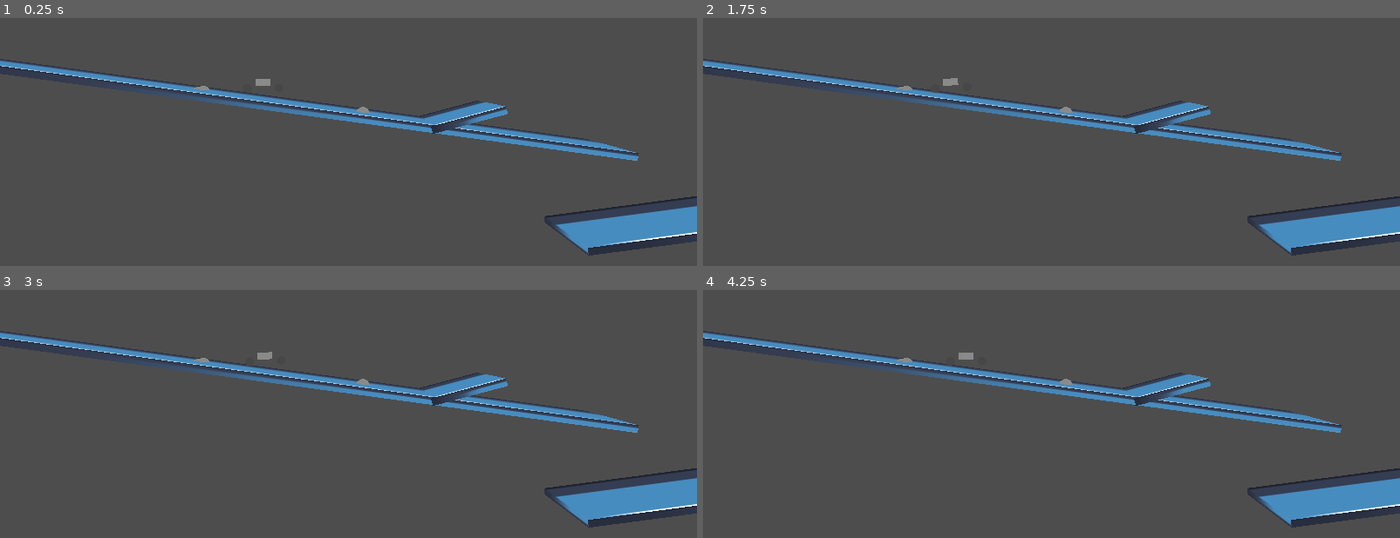
Above: before the commit, frames 1-4 (two rows, left to right).
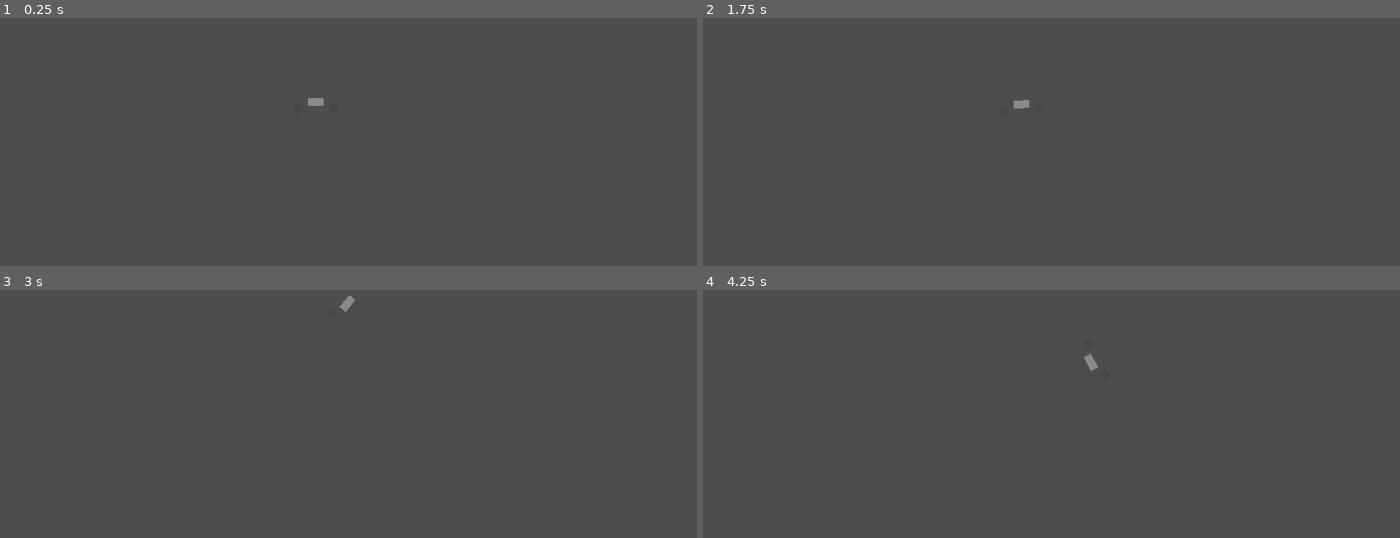
Above: after the commit, the same moments.

Repository: KyleSaki714/brackeysgamejam25-godotgame
Game: Godot game, scene res://World.tscn
Same seed, same stepped clock (60 frames per second), same inputs: the game is played once before the commit and once after it. The engine's default icon, where the game draws it, is replaced by a stand-in: a white triangle on a blue panel in a dark square.
Inputs:
- Up to frame 1 (0.25 s): no input
- Up to frame 2 (1.75 s): tap Enter at 0.5 s; hold Right (tilt right) 0.53-1.28 s; tap Space (jump) at 0.77, 1.52 s; hold S (backward) from 1.28 s (still down)
- Up to frame 3 (3 s): tap R (restart) at 2 s; release S (backward) at 2.03 s; hold Right (tilt right) 2.03-2.78 s; hold Up (forward) from 2.78 s (still down)
- Up to frame 4 (4.25 s): tap Space (jump) at 3.02, 3.77 s; tap R (restart) at 3.5 s; release Up (forward) at 3.53 s; hold Left (tilt left) from 3.53 s (still down)

The runs differ from the first frame. In frame 1, 8.1% of the frame differs, in the area x 0-100%, y 16-96%; in frame 2, 8.1%; in frame 3, 8.2%, in the area x 0-100%, y 2-96%; in frame 4, 8.2%.
Error before the commit: Invalid access to property or key 'global_position' on a base object of type 'Nil'. (res://GameCamera.gd:8)

Commit message:
create area1 scene, start building main map

Diff:
--- /dev/null
+++ b/Areas/Area1.tscn
@@ -0,0 +1,60 @@
+[gd_scene load_steps=9 format=3 uid="uid://f22myalbcc1g"]
+
+[ext_resource type="Script" path="res://Areas/Terrain.gd" id="1_5ey8v"]
+[ext_resource type="Texture2D" uid="uid://du8r73utf7khp" path="res://icon.svg" id="2_jppfo"]
+
+[sub_resource type="Curve3D" id="Curve3D_xg1po"]
+bake_interval = 10.0
+_data = {
+"points": PackedVector3Array(0, 0, 0, 0, 0, 0, 170.03, -5.02297, 0, 0, 0, 0, 0, 0, 0, 172.872, -2.84944, 0, 0, 0, 0, 0, 0, 0, 186.582, -0.762671, 0, 5.8, 3, 0, -5.8, -3, 0, 194.441, 2.75158, 0, -7.6, -0.4, 0, 7.6, 0.4, 0, 200.824, 5.26473, 0, 0, 0, 0, 0, 0, 0, 208.264, 2.25523, 0, 0, 0, 0, 0, 0, 0, 214.617, -2.25903, 0, 0, 0, 0, 0, 0, 0, 219.131, -3.84738, 0, 0, 0, 0, 0, 0, 0, 224.482, 0.165293, 0, 0, 0, 0, 0, 0, 0, 228.327, 1.41925, 0, 0, 0, 0, 0, 0, 0, 232.507, 1.92084, 0, 0, 0, 0, 0, 0, 0, 239.613, -1.00507, 0, 0, 0, 0, 0, 0, 0, 247.554, -4.01457, 0, 0, 0, 0, 0, 0, 0, 259.577, -5.92843, 0, 0, 0, 0, 0, 0, 0, 261.583, -20.0564, 0, 0, 0, 0, 0, 0, 0, 167.62, -18.1336, 0, 0, 0, 0, 0, 0, 0, 170.03, -5.02297, 0),
+"tilts": PackedFloat32Array(0, 0, 0, 0, 0, 0, 0, 0, 0, 0, 0, 0, 0, 0, 0, 0, 0)
+}
+point_count = 17
+
+[sub_resource type="BoxShape3D" id="BoxShape3D_yg4x4"]
+size = Vector3(181, 1, 3)
+
+[sub_resource type="BoxShape3D" id="BoxShape3D_02w1t"]
+size = Vector3(104, 1, 3)
+
+[sub_resource type="StandardMaterial3D" id="StandardMaterial3D_v4fp4"]
+albedo_texture = ExtResource("2_jppfo")
+
+[sub_resource type="QuadMesh" id="QuadMesh_xh3go"]
+material = SubResource("StandardMaterial3D_v4fp4")
+size = Vector2(15, 15)
+
+[sub_resource type="QuadMesh" id="QuadMesh_pbemq"]
+material = SubResource("StandardMaterial3D_v4fp4")
+size = Vector2(25, 20)
+
+[node name="Area1" type="StaticBody3D"]
+script = ExtResource("1_5ey8v")
+
+[node name="CollisionPolygon3D" type="CollisionPolygon3D" parent="."]
+depth = 3.0
+polygon = PackedVector2Array(0, 0, 0, 0)
+margin = 10.0
+
+[node name="Path3D" type="Path3D" parent="."]
+curve = SubResource("Curve3D_xg1po")
+
+[node name="CollisionShape3D" type="CollisionShape3D" parent="."]
+transform = Transform3D(1, 0, 0, 0, 1, 0, 0, 0, 1, 90, -2, 0)
+shape = SubResource("BoxShape3D_yg4x4")
+
+[node name="CollisionShape3D2" type="CollisionShape3D" parent="."]
+transform = Transform3D(1, 0, 0, 0, 1, 0, 0, 0, 1, 305.5, -6, 0)
+shape = SubResource("BoxShape3D_02w1t")
+
+[node name="MeshInstance3D" type="MeshInstance3D" parent="."]
+transform = Transform3D(1, 0, 0, 0, 1, 0, 0, 0, 1, 66, 9, 0)
+mesh = SubResource("QuadMesh_xh3go")
+
+[node name="MeshInstance3D2" type="MeshInstance3D" parent="."]
+transform = Transform3D(1, 0, 0, 0, 1, 0, 0, 0, 1, 91, 10, -17)
+mesh = SubResource("QuadMesh_pbemq")
+
+[node name="MeshInstance3D3" type="MeshInstance3D" parent="."]
+transform = Transform3D(1, 0, 0, 0, 1, 0, 0, 0, 1, 76, 11, -5)
+mesh = SubResource("QuadMesh_xh3go")
--- a/Areas/StartRamp.tscn
+++ b/Areas/StartRamp.tscn
@@ -1,10 +1,21 @@
-[gd_scene format=3 uid="uid://bm4x74g5yu4f7"]
+[gd_scene load_steps=3 format=3 uid="uid://dcptis54g1co7"]
 
-[node name="StartRamp" type="Node3D"]
+[ext_resource type="Script" path="res://Areas/Terrain.gd" id="1_cfqbf"]
 
-[node name="StaticBody3D" type="StaticBody3D" parent="."]
-transform = Transform3D(16.9708, 0, 0, 0, 16.9708, 0, 0, 0, 16.9708, 0, 0, 0)
+[sub_resource type="Curve3D" id="Curve3D_xg1po"]
+bake_interval = 5.0
+_data = {
+"points": PackedVector3Array(0, 0, 0, 0, 0, 0, 0.243061, -5.16699, 0, -4.1, 0.4, 0, 4.1, -0.4, 0, 12.9919, -5.30408, 0, -2, 1, 0, 2, -1, 0, 20.7, -7.6, 0, -1, 5, 0, 1, -5, 0, 26.8375, -19.5609, 0, 0, 0, 0, 0, 0, 0, 30.6917, -38.4223, 0, 0, 0, 0, 0, 0, 0, 35.393, -53.5983, 0, 0, 0, 0, 0, 0, 0, 39.6751, -71.2907, 0, -5.7, 9, 0, 5.7, -9, 0, 45.8843, -88.3859, 0, 0, 0, 0, 0, 0, 0, 62.5683, -99.4335, 0, -8.8, 0.6, 0, 8.8, -0.6, 0, 78.9862, -101.656, 0, -7.8, -3, 0, 7.8, 3, 0, 101.194, -99.7207, 0, -10.1, -5.4, 0, 10.1, 5.4, 0, 124.91, -86.7136, 0, -4.5, 0.5, 0, 4.5, -0.5, 0, 136.699, -82.0527, 0, 0, 0, 0, 0, 0, 0, 144.239, -100.559, 0, 0, 0, 0, 0, 0, 0, 143.827, -117.969, 0, 0, 0, 0, 0, 0, 0, -0.225716, -116.324, 0, 0, 0, 0, 0, 0, 0, 0.243061, -5.16699, 0),
+"tilts": PackedFloat32Array(0, 0, 0, 0, 0, 0, 0, 0, 0, 0, 0, 0, 0, 0, 0, 0, 0)
+}
+point_count = 17
 
-[node name="CollisionPolygon3D" type="CollisionPolygon3D" parent="StaticBody3D"]
+[node name="StartRamp" type="StaticBody3D"]
+script = ExtResource("1_cfqbf")
+
+[node name="CollisionPolygon3D" type="CollisionPolygon3D" parent="."]
 depth = 3.0
-polygon = PackedVector2Array(1.21719, -0.161666, 1, 0, 0, 0, 0.00336188, -0.992475, 0, -3, 0, -5, 5.01672, -4.92566, 4.98002, -3.18858, 4.40508, -3.55557, 3.95246, -3.72683, 3.34081, -3.7513, 2.68023, -3.43324, 2.19091, -2.57693, 1.73097, -1.58069, 1.48631, -0.79778, 1.41291, -0.455257)
+polygon = PackedVector2Array(0, 0, 0, 0)
+
+[node name="Path3D" type="Path3D" parent="."]
+curve = SubResource("Curve3D_xg1po")
--- /dev/null
+++ b/Areas/test_bump_cylinder.tscn
@@ -0,0 +1,18 @@
+[gd_scene load_steps=3 format=3 uid="uid://cjhm7hgh0xom7"]
+
+[sub_resource type="CylinderShape3D" id="CylinderShape3D_negsd"]
+height = 1.83881
+radius = 0.866495
+
+[sub_resource type="CylinderMesh" id="CylinderMesh_8gl37"]
+
+[node name="cylinderbump" type="StaticBody3D"]
+transform = Transform3D(1, 0, 0, 0, -4.37114e-08, 1, 0, -1, -4.37114e-08, -8.92311, -0.532461, 0.677341)
+
+[node name="CollisionShape3D" type="CollisionShape3D" parent="."]
+transform = Transform3D(1, 0, 0, 0, 1, 0, 0, 0, 1, 0, 0.98207, 0)
+shape = SubResource("CylinderShape3D_negsd")
+
+[node name="MeshInstance3D" type="MeshInstance3D" parent="."]
+transform = Transform3D(1.68414, 0, 0, 0, 0.90943, 0, 0, 0, 1.72383, 0, 0.973156, 0.453789)
+mesh = SubResource("CylinderMesh_8gl37")
--- /dev/null
+++ b/Areas/test_bump_sphere.tscn
@@ -0,0 +1,18 @@
+[gd_scene load_steps=3 format=3 uid="uid://ch2cc4yln0dyh"]
+
+[sub_resource type="SphereShape3D" id="SphereShape3D_jh2cc"]
+radius = 1.0
+
+[sub_resource type="SphereMesh" id="SphereMesh_gon61"]
+radius = 1.0
+height = 2.0
+
+[node name="spherebump" type="StaticBody3D"]
+transform = Transform3D(1, 0, 0, 0, -4.37114e-08, 1, 0, -1, -4.37114e-08, 14.2646, -3.13788, 0.51568)
+
+[node name="CollisionShape3D" type="CollisionShape3D" parent="."]
+shape = SubResource("SphereShape3D_jh2cc")
+disabled = true
+
+[node name="MeshInstance3D" type="MeshInstance3D" parent="."]
+mesh = SubResource("SphereMesh_gon61")
--- /dev/null
+++ b/Areas/test_ramp1.tscn
@@ -0,0 +1,22 @@
+[gd_scene load_steps=5 format=3 uid="uid://cfmhymliio378"]
+
+[ext_resource type="Texture2D" uid="uid://du8r73utf7khp" path="res://icon.svg" id="1_wwfwk"]
+
+[sub_resource type="BoxShape3D" id="BoxShape3D_wus84"]
+size = Vector3(10, 1, 10)
+
+[sub_resource type="StandardMaterial3D" id="StandardMaterial3D_jyevl"]
+albedo_texture = ExtResource("1_wwfwk")
+
+[sub_resource type="BoxMesh" id="BoxMesh_glb41"]
+material = SubResource("StandardMaterial3D_jyevl")
+size = Vector3(10, 1, 10)
+
+[node name="ramp" type="StaticBody3D"]
+transform = Transform3D(0.965926, -0.258819, 0, 0.258819, 0.965926, 0, 0, 0, 1, 27.8035, -3.41747, 0)
+
+[node name="CollisionShape3D" type="CollisionShape3D" parent="."]
+shape = SubResource("BoxShape3D_wus84")
+
+[node name="MeshInstance3D" type="MeshInstance3D" parent="."]
+mesh = SubResource("BoxMesh_glb41")
--- /dev/null
+++ b/Areas/test_track1.tscn
@@ -0,0 +1,23 @@
+[gd_scene load_steps=5 format=3 uid="uid://bv866nk1ifbpe"]
+
+[ext_resource type="Texture2D" uid="uid://du8r73utf7khp" path="res://icon.svg" id="1_jqfhi"]
+
+[sub_resource type="BoxShape3D" id="BoxShape3D_b5bo4"]
+size = Vector3(100, 1, 10)
+
+[sub_resource type="StandardMaterial3D" id="StandardMaterial3D_jyevl"]
+albedo_texture = ExtResource("1_jqfhi")
+
+[sub_resource type="BoxMesh" id="BoxMesh_navdk"]
+material = SubResource("StandardMaterial3D_jyevl")
+size = Vector3(100, 1, 10)
+
+[node name="Hill2" type="StaticBody3D"]
+transform = Transform3D(0.990748, 0.135716, 0, -0.135716, 0.990748, 0, 0, 0, 1, 0, -1.39805, 0)
+
+[node name="CollisionShape3D" type="CollisionShape3D" parent="."]
+shape = SubResource("BoxShape3D_b5bo4")
+disabled = true
+
+[node name="MeshInstance3D" type="MeshInstance3D" parent="."]
+mesh = SubResource("BoxMesh_navdk")
--- a/Areas/track_creator.tscn
+++ b/Areas/track_creator.tscn
@@ -1,39 +1,19 @@
-[gd_scene load_steps=6 format=3 uid="uid://b0lstjsusw1dh"]
+[gd_scene load_steps=5 format=3 uid="uid://b0lstjsusw1dh"]
 
+[ext_resource type="PackedScene" uid="uid://dcptis54g1co7" path="res://Areas/StartRamp.tscn" id="1_pcrxf"]
 [ext_resource type="PackedScene" uid="uid://dg6p1qquywry7" path="res://Bike.tscn" id="1_vnrgh"]
-[ext_resource type="Script" path="res://Areas/Terrain.gd" id="1_xy2c6"]
 [ext_resource type="PackedScene" uid="uid://bi7rb6kshvy0f" path="res://GameCamera.tscn" id="3_b2pmn"]
-
-[sub_resource type="Curve3D" id="Curve3D_xg1po"]
-bake_interval = 5.0
-_data = {
-"points": PackedVector3Array(0, 0, 0, 0, 0, 0, 0.243061, -5.16699, 0, -4.1, 0.4, 0, 4.1, -0.4, 0, 12.9919, -5.30408, 0, -2, 1, 0, 2, -1, 0, 20.7, -7.6, 0, -1, 5, 0, 1, -5, 0, 26.8375, -19.5609, 0, 0, 0, 0, 0, 0, 0, 30.6917, -38.4223, 0, 0, 0, 0, 0, 0, 0, 35.393, -53.5983, 0, 0, 0, 0, 0, 0, 0, 39.6751, -71.2907, 0, -5.7, 9, 0, 5.7, -9, 0, 45.8843, -88.3859, 0, 0, 0, 0, 0, 0, 0, 62.5683, -99.4335, 0, -8.8, 0.6, 0, 8.8, -0.6, 0, 78.9862, -101.656, 0, -7.8, -3, 0, 7.8, 3, 0, 101.194, -99.7207, 0, -10.1, -5.4, 0, 10.1, 5.4, 0, 124.91, -86.7136, 0, -4.5, 0.5, 0, 4.5, -0.5, 0, 136.699, -82.0527, 0, 0, 0, 0, 0, 0, 0, 144.239, -100.559, 0, 0, 0, 0, 0, 0, 0, 143.827, -117.969, 0, 0, 0, 0, 0, 0, 0, -0.225716, -116.324, 0, 0, 0, 0, 0, 0, 0, 0.243061, -5.16699, 0),
-"tilts": PackedFloat32Array(0, 0, 0, 0, 0, 0, 0, 0, 0, 0, 0, 0, 0, 0, 0, 0, 0)
-}
-point_count = 17
-
-[sub_resource type="Curve2D" id="Curve2D_ho6bn"]
-bake_interval = 35.42
-_data = {
-"points": PackedVector2Array(-136.516, 49.2094, 136.516, -49.2094, 86, 134, -142.866, -61.9086, 142.866, 61.9086, 390, 185, 98.4188, -93.6566, -98.4188, 93.6566, 519, 444, 85.7196, 20.6362, -85.7196, -20.6362, 89, 457, 52.3842, 39.685, -52.3842, -39.685, -3, 420, -104.768, 93.6566, 104.768, -93.6566, 86, 134)
-}
-point_count = 6
+[ext_resource type="PackedScene" uid="uid://f22myalbcc1g" path="res://Areas/Area1.tscn" id="4_4c5t7"]
 
 [node name="TrackCreator" type="Node3D"]
 
-[node name="Terrain" type="StaticBody3D" parent="."]
-transform = Transform3D(1, 0, 0, 0, 1, 0, 0, 0, 1, 0, 4, 0)
-script = ExtResource("1_xy2c6")
+[node name="Terrain" parent="." instance=ExtResource("1_pcrxf")]
 
-[node name="CollisionPolygon3D" type="CollisionPolygon3D" parent="Terrain"]
-depth = 3.0
-polygon = PackedVector2Array(0, 0, 0, 0)
+[node name="Terrain3" parent="." instance=ExtResource("1_pcrxf")]
+transform = Transform3D(1, 0, 0, 0, 1, 0, 0, 0, 1, 120, -141, 0)
 
-[node name="Path3D" type="Path3D" parent="Terrain"]
-curve = SubResource("Curve3D_xg1po")
-
-[node name="Path2D" type="Path2D" parent="Terrain"]
-curve = SubResource("Curve2D_ho6bn")
+[node name="Terrain2" parent="." instance=ExtResource("1_pcrxf")]
+transform = Transform3D(1, 0, 0, 0, 1, 0, 0, 0, 1, 195, -88, 0)
 
 [node name="Bike" parent="." instance=ExtResource("1_vnrgh")]
 transform = Transform3D(1, 0, 0, 0, 1, 0, 0, 0, 1, 3.33828, 0.711944, 0)
@@ -43,4 +23,6 @@
 _follow_target = NodePath("../Bike/CamFollowTarget")
 _look_target = NodePath("../Bike/CamLookTarget")
 
+[node name="Area1" parent="." instance=ExtResource("4_4c5t7")]
+
 [editable path="Bike"]
--- a/Bike.tscn
+++ b/Bike.tscn
@@ -20,11 +20,12 @@
 axis_lock_linear_z = true
 axis_lock_angular_x = true
 axis_lock_angular_y = true
-mass = 20.0
+mass = 15.0
 physics_material_override = SubResource("PhysicsMaterial_q1e04")
 center_of_mass_mode = 1
 center_of_mass = Vector3(-0.94, 0, 0)
 script = ExtResource("1_i3ogk")
+ENGINE_POWER = 250
 
 [node name="MeshInstance3D" type="MeshInstance3D" parent="."]
 transform = Transform3D(1, 0, 0, 0, 1, 0, 0, 0, 1, 0, 0.950065, 0)
--- a/World.tscn
+++ b/World.tscn
@@ -1,122 +1,37 @@
-[gd_scene load_steps=17 format=3 uid="uid://cde7rcehautca"]
+[gd_scene load_steps=7 format=3 uid="uid://cde7rcehautca"]
 
-[ext_resource type="Texture2D" uid="uid://du8r73utf7khp" path="res://icon.svg" id="1_ibwgx"]
 [ext_resource type="PackedScene" uid="uid://dg6p1qquywry7" path="res://Bike.tscn" id="2_pbg5e"]
 [ext_resource type="PackedScene" uid="uid://bi7rb6kshvy0f" path="res://GameCamera.tscn" id="3_lk8vx"]
 [ext_resource type="Script" path="res://GameManager.gd" id="4_4my16"]
-[ext_resource type="PackedScene" uid="uid://bm4x74g5yu4f7" path="res://Areas/StartRamp.tscn" id="5_2fkej"]
-
-[sub_resource type="BoxShape3D" id="BoxShape3D_5rr2k"]
-size = Vector3(100, 1, 10)
-
-[sub_resource type="StandardMaterial3D" id="StandardMaterial3D_jyevl"]
-albedo_texture = ExtResource("1_ibwgx")
-
-[sub_resource type="BoxMesh" id="BoxMesh_navdk"]
-material = SubResource("StandardMaterial3D_jyevl")
-size = Vector3(100, 1, 10)
-
-[sub_resource type="BoxShape3D" id="BoxShape3D_b5bo4"]
-size = Vector3(100, 1, 10)
-
-[sub_resource type="BoxShape3D" id="BoxShape3D_wus84"]
-size = Vector3(10, 1, 10)
-
-[sub_resource type="BoxMesh" id="BoxMesh_glb41"]
-material = SubResource("StandardMaterial3D_jyevl")
-size = Vector3(10, 1, 10)
+[ext_resource type="PackedScene" uid="uid://dcptis54g1co7" path="res://Areas/StartRamp.tscn" id="5_2fkej"]
+[ext_resource type="PackedScene" uid="uid://f22myalbcc1g" path="res://Areas/Area1.tscn" id="5_icdp7"]
 
 [sub_resource type="Environment" id="Environment_3mh0e"]
 ambient_light_source = 3
 ambient_light_color = Color(1, 1, 1, 1)
 ambient_light_sky_contribution = 0.34
 
-[sub_resource type="CylinderShape3D" id="CylinderShape3D_negsd"]
-height = 1.83881
-radius = 0.866495
-
-[sub_resource type="CylinderMesh" id="CylinderMesh_8gl37"]
-
-[sub_resource type="SphereShape3D" id="SphereShape3D_jh2cc"]
-radius = 1.0
-
-[sub_resource type="SphereMesh" id="SphereMesh_gon61"]
-radius = 1.0
-height = 2.0
-
 [node name="World" type="Node3D"]
 
-[node name="Hill" type="StaticBody3D" parent="."]
-transform = Transform3D(0.991287, -0.13172, 0, 0.13172, 0.991287, 0, 0, 0, 1, 92.6725, -13.8257, 7.62939e-06)
-
-[node name="CollisionShape3D" type="CollisionShape3D" parent="Hill"]
-shape = SubResource("BoxShape3D_5rr2k")
-
-[node name="MeshInstance3D" type="MeshInstance3D" parent="Hill"]
-mesh = SubResource("BoxMesh_navdk")
-
-[node name="Hill2" type="StaticBody3D" parent="."]
-transform = Transform3D(0.990748, 0.135716, 0, -0.135716, 0.990748, 0, 0, 0, 1, 0, -1.39805, 0)
-
-[node name="CollisionShape3D" type="CollisionShape3D" parent="Hill2"]
-shape = SubResource("BoxShape3D_b5bo4")
-disabled = true
-
-[node name="MeshInstance3D" type="MeshInstance3D" parent="Hill2"]
-mesh = SubResource("BoxMesh_navdk")
-
-[node name="ramp" type="StaticBody3D" parent="."]
-transform = Transform3D(0.965926, -0.258819, 0, 0.258819, 0.965926, 0, 0, 0, 1, 27.8035, -3.41747, 0)
-
-[node name="CollisionShape3D" type="CollisionShape3D" parent="ramp"]
-shape = SubResource("BoxShape3D_wus84")
-
-[node name="MeshInstance3D" type="MeshInstance3D" parent="ramp"]
-mesh = SubResource("BoxMesh_glb41")
-
 [node name="Bike" parent="." instance=ExtResource("2_pbg5e")]
+transform = Transform3D(1, 0, 0, 0, 1, 0, 0, 0, 1, 5.21796, 0.711944, 0)
+mass = 20.0
 
 [node name="WorldEnvironment" type="WorldEnvironment" parent="."]
 environment = SubResource("Environment_3mh0e")
 
-[node name="cylinderbump" type="StaticBody3D" parent="."]
-transform = Transform3D(1, 0, 0, 0, -4.37114e-08, 1, 0, -1, -4.37114e-08, -8.92311, -0.532461, 0.677341)
-
-[node name="CollisionShape3D" type="CollisionShape3D" parent="cylinderbump"]
-transform = Transform3D(1, 0, 0, 0, 1, 0, 0, 0, 1, 0, 0.98207, 0)
-shape = SubResource("CylinderShape3D_negsd")
-
-[node name="MeshInstance3D" type="MeshInstance3D" parent="cylinderbump"]
-transform = Transform3D(1.68414, 0, 0, 0, 0.90943, 0, 0, 0, 1.72383, 0, 0.973156, 0.453789)
-mesh = SubResource("CylinderMesh_8gl37")
-
-[node name="spherebump" type="StaticBody3D" parent="."]
-transform = Transform3D(1, 0, 0, 0, -4.37114e-08, 1, 0, -1, -4.37114e-08, 14.2646, -3.13788, 0.51568)
-
-[node name="CollisionShape3D" type="CollisionShape3D" parent="spherebump"]
-shape = SubResource("SphereShape3D_jh2cc")
-disabled = true
-
-[node name="MeshInstance3D" type="MeshInstance3D" parent="spherebump"]
-mesh = SubResource("SphereMesh_gon61")
-
-[node name="GameCamera" parent="." instance=ExtResource("3_lk8vx")]
-
-[node name="Camera" type="Node3D" parent="."]
-transform = Transform3D(1, 0, 0, 0, 1, 0, 0, 0, 1, 12.2336, 2.53086, 49.7549)
+[node name="GameCamera" parent="." node_paths=PackedStringArray("_follow_target", "_look_target") instance=ExtResource("3_lk8vx")]
+_follow_target = NodePath("../Bike/CamFollowTarget")
+_look_target = NodePath("../Bike/CamLookTarget")
 
 [node name="GameManager" type="Node3D" parent="."]
 script = ExtResource("4_4my16")
 
-[node name="StaticBody3D" type="StaticBody3D" parent="."]
-transform = Transform3D(1, 0, 0, 0, 1, 0, 0, 0, 1, -26.169, 4.02679, 0)
+[node name="AreasContainer" type="Node3D" parent="."]
 
-[node name="CollisionPolygon3D" type="CollisionPolygon3D" parent="StaticBody3D"]
-transform = Transform3D(1, 0, 0, 0, 1, 0, 0, 0, 1, 0.871962, 0.454278, -0.793627)
-depth = 3.0
-polygon = PackedVector2Array(5.68502, 2.05532, 10.887, -3.23599, -5.0723, -0.905307, -17.1459, 1.14043, -12.7513, 12.3225, -9.1397, 7.80209, -1.80736, 6.32335)
+[node name="StartRamp" parent="AreasContainer" instance=ExtResource("5_2fkej")]
 
-[node name="StartRamp" parent="." instance=ExtResource("5_2fkej")]
-transform = Transform3D(1, 0, 0, 0, 1, 0, 0, 0, 1, -8.98064, 0, 0)
+[node name="Area1" parent="AreasContainer" instance=ExtResource("5_icdp7")]
+transform = Transform3D(1, 0, 0, 0, 1, 0, 0, 0, 1, 211.907, -69.9431, 0)
 
 [editable path="Bike"]
